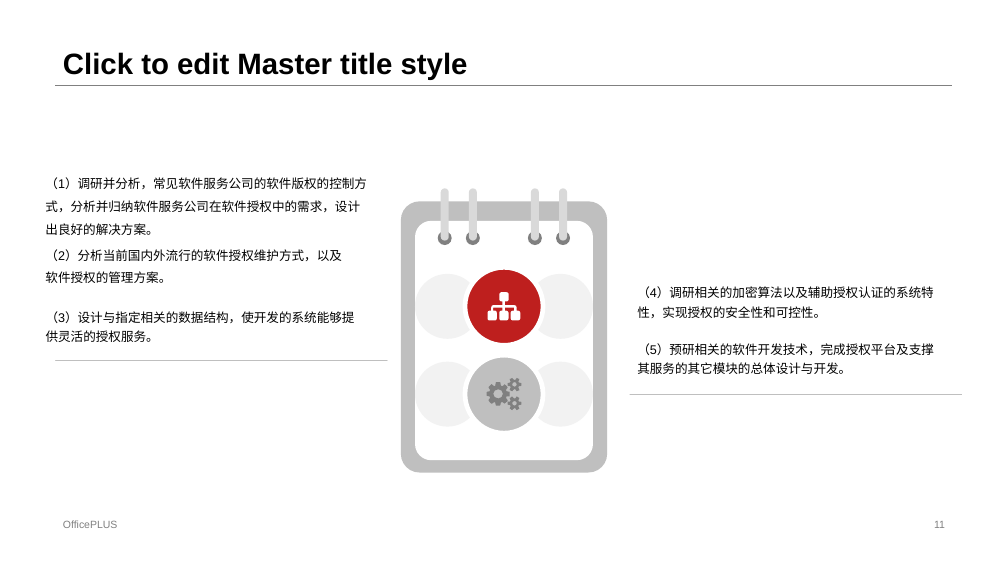
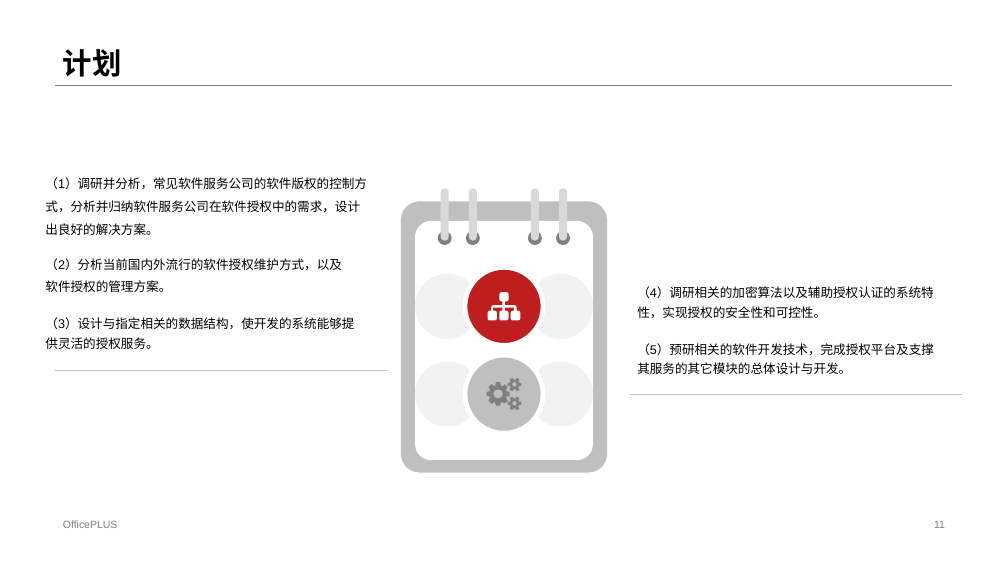
Before and after one commit to Mrxuexi/gradution, a slide deck: slide 11 of 开题答辩PPT.pptx. Drawn at 1008x567 pixels with LibreOffice and Linux fonts; fonts in the diff are those of the drawing. Boxes give left, top, right and bottom in pixels: in the first picture for what was removed or moved away, otherwise in the second. Text is boxed around its words. In the diff, an @@ line names an element or a change of style, - is before the commit and + after.

Commit message:
[ADD]新增设计图片

```diff
--- a/开题答辩PPT.pptx
+++ b/开题答辩PPT.pptx
@@ title at [63,49,122,77]: text changed @@
-Click to edit Master title style
+计划
@@ text "（2）分析当前国内外流行的软件授权维护方式，以及软件授权的管理方案。": place and size @@
-text "（2）分析当前国内外流行的软件授权维护方式，以及软件授权的管理方案。" at [45,249,341,283]
+text "（2）分析当前国内外流行的软件授权维护方式，以及软件授权的管理方案。" at [45,258,341,292]
@@ text "（3）设计与指定相关的数据结构，使开发的系统能够提供灵活的授权服务。": place and size @@
-text "（3）设计与指定相关的数据结构，使开发的系统能够提供灵活的授权服务。" at [46,311,355,342]
+text "（3）设计与指定相关的数据结构，使开发的系统能够提供灵活的授权服务。" at [45,317,354,349]
@@ line moved from (387, 360) - (55, 360) to (387, 371) - (55, 371) @@
```
Also in this commit, not shown: 1 slide added, 3 other files.
